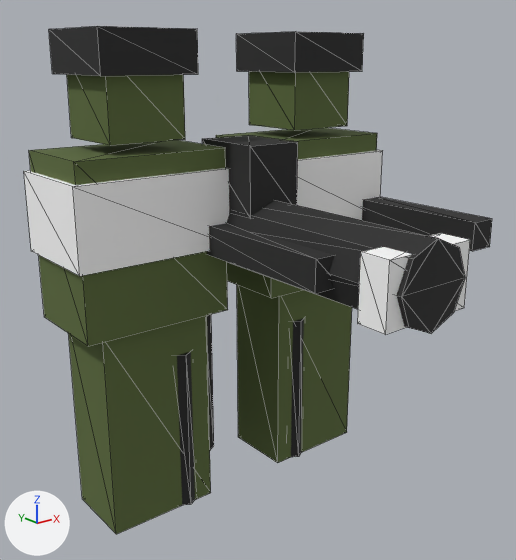
What one commit did to the glTF model client/public/models/ua-stugna-team.glb.
Both versions are drawn from a 50 mm camera at (-0.451, -0.538, 0.476) aimed at (-0.016, 0.006, 0.259). Arrows for +X, +Y and +Z are at lower left; the lights stay in place. The picture after the commit comes second. Mesh edges are drawn as thin lines. Vertices at exactly the same position are counted once.

Objects in the first picture: 'ua-stugna-team'.
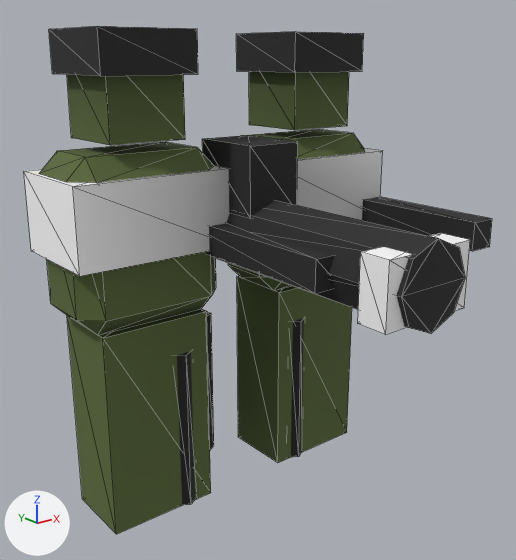
Boxes (x1, y1, x2, y2) around the edits, measured in the pictures (516 x 560 px):
'ua-stugna-team', recoloured, reshaped: (24, 26, 492, 534) in both
part 1 of me_ua_stugna_team, rebuilt (15% narrower): before (216, 128, 377, 298); after (228, 129, 365, 290)
part 2 of me_ua_stugna_team, rebuilt (11% narrower, 6% shorter): before (29, 140, 228, 346); after (39, 142, 216, 335)

Diff of the bpy script that builds the scene:
```diff
--- a/client/public/models/ua-stugna-team.glb.py
+++ b/client/public/models/ua-stugna-team.glb.py
@@ mat_team @@
 n0 = _N.new('ShaderNodeBsdfPrincipled'); n0.name = 'Principled BSDF'
-n0.inputs[0].default_value = (1.0, 1.0, 1.0, 1.0)  # 'Base Color', white #ffffff
 n0.inputs[2].default_value = 0.9  # 'Roughness'
 n1 = _N.new('ShaderNodeOutputMaterial'); n1.name = 'Material Output'
+n2 = _N.new('ShaderNodeVertexColor'); n2.name = 'Color Attribute'
 _L.new(n0.outputs[0], n1.inputs[0])  # 'BSDF' to 'Surface'
+_L.new(n2.outputs[0], n0.inputs[0])  # 'Color' to 'Base Color'
@@ mat_body @@
 n0 = _N.new('ShaderNodeBsdfPrincipled'); n0.name = 'Principled BSDF'
-n0.inputs[0].default_value = (0.105, 0.147, 0.0423, 1.0)  # 'Base Color', dark green #5b6b3a
 n0.inputs[2].default_value = 0.9  # 'Roughness'
 n1 = _N.new('ShaderNodeOutputMaterial'); n1.name = 'Material Output'
+n2 = _N.new('ShaderNodeMix'); n2.name = 'Mix'
+n2.data_type = 'RGBA'
+n2.blend_type = 'MULTIPLY'
+n2.inputs[0].default_value = 1.0  # 'Factor'
+n2.inputs[7].default_value = (0.105, 0.147, 0.0423, 1.0)  # 'B', dark green #5b6b3a
+n3 = _N.new('ShaderNodeVertexColor'); n3.name = 'Color Attribute'
 _L.new(n0.outputs[0], n1.inputs[0])  # 'BSDF' to 'Surface'
+_L.new(n2.outputs[2], n0.inputs[0])  # 'Result' to 'Base Color'
+_L.new(n3.outputs[0], n2.inputs[6])  # 'Color' to 'A'
@@ me_ua_stugna_team @@
 # used by ob_ua_stugna_team; location = (0.0, -0.01, 0.3)
-me_ua_stugna_team.from_pydata(...)  # 164 vertices, 256 faces; spans x -0.195..0.195, y -0.19..0.19, z -0.3..0.2
+me_ua_stugna_team.from_pydata(...)  # 196 vertices, 320 faces; spans x -0.195..0.195, y -0.19..0.19, z -0.3..0.2
+# me_ua_stugna_team part 1: the loose piece of 8 vertices spanning x 0.03..0.19, y 0.05..0.15, z -0.08..0.09 is rebuilt with 24 vertices and now spans x 0.03..0.19, y 0.05..0.15, z -0.08..0.09
+# me_ua_stugna_team part 2: the loose piece of 8 vertices spanning x -0.19..-0.03, y 0.05..0.15, z -0.08..0.09 is rebuilt with 24 vertices and now spans x -0.19..-0.03, y 0.05..0.15, z -0.08..0.09
 me_ua_stugna_team.materials.append(mat_dark)
```
